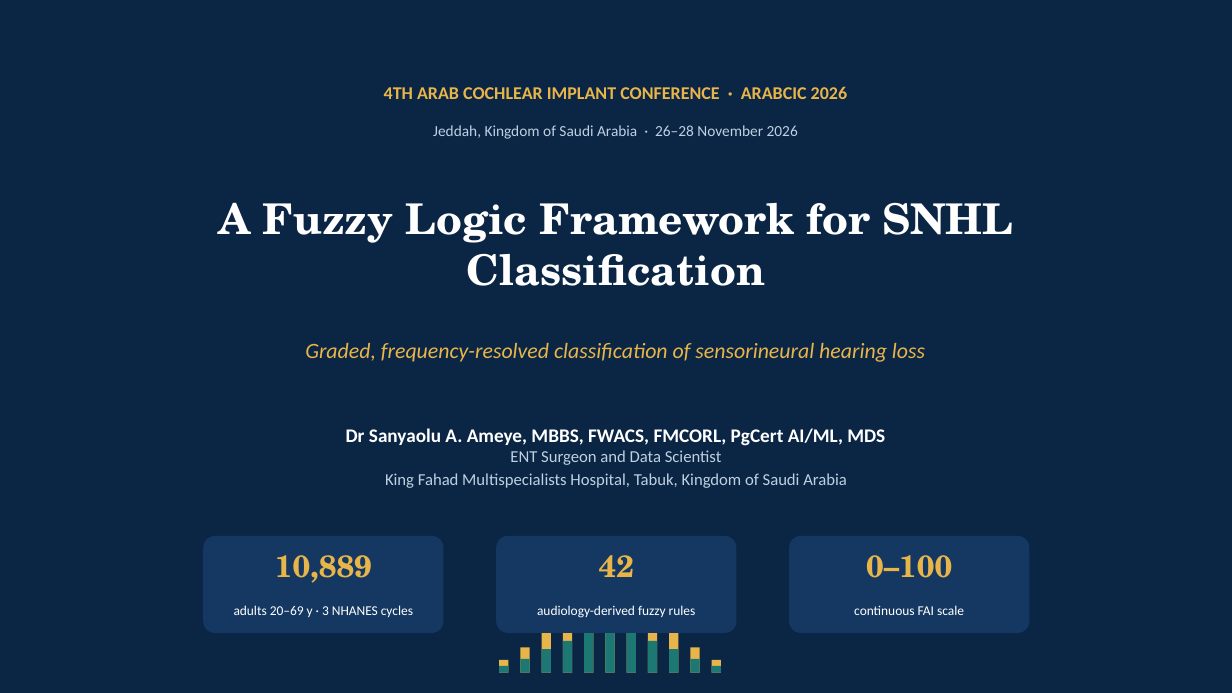
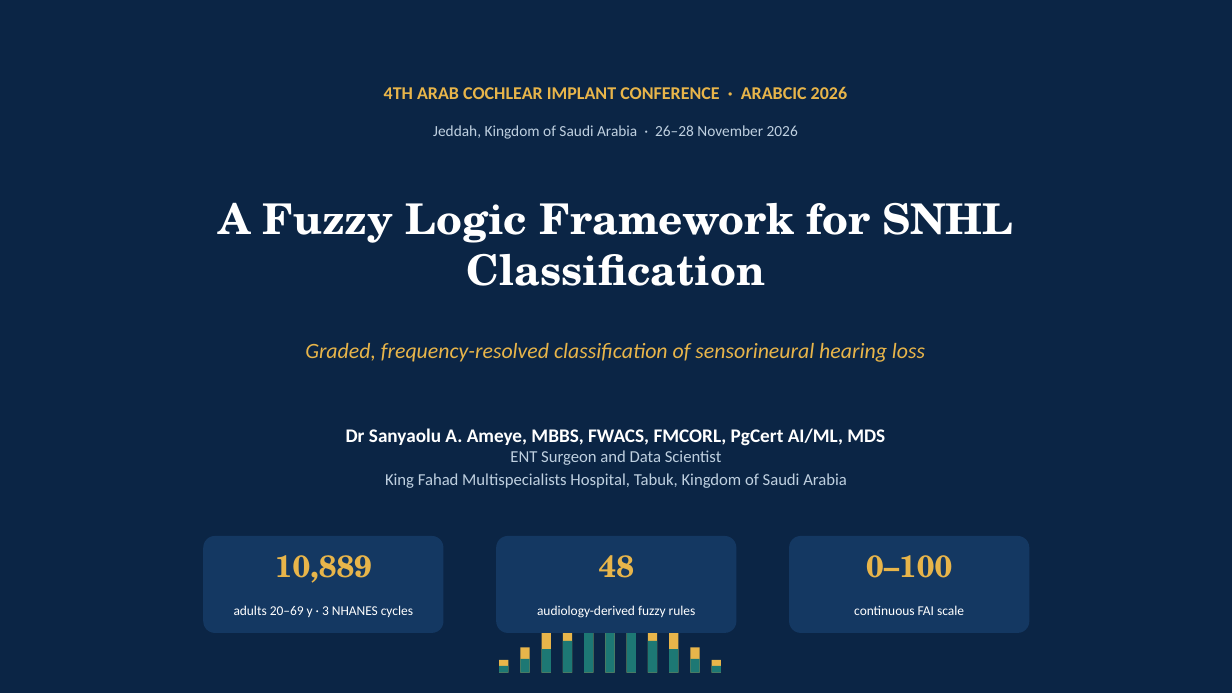
Before and after one commit to ameye/fuzzy-audiogram, a slide deck: slide 1 of arabcic2026/arabcic2026_fuzzy_audiogram.pptx. Drawn at 1232x693 pixels with LibreOffice and Linux fonts; fonts in the diff are those of the drawing. Boxes give left, top, right and bottom in pixels: in the first picture for what was removed or moved away, otherwise in the second. Text is boxed around its words. In the diff, an @@ line names an element or a change of style, - is before the commit and + after.

```diff
--- a/arabcic2026/arabcic2026_fuzzy_audiogram.pptx
+++ b/arabcic2026/arabcic2026_fuzzy_audiogram.pptx
@@ text at [599,555,634,578]: text changed @@
-42
+48
```
Also in this commit, not shown: 8 other slides changed, 6 other files.
